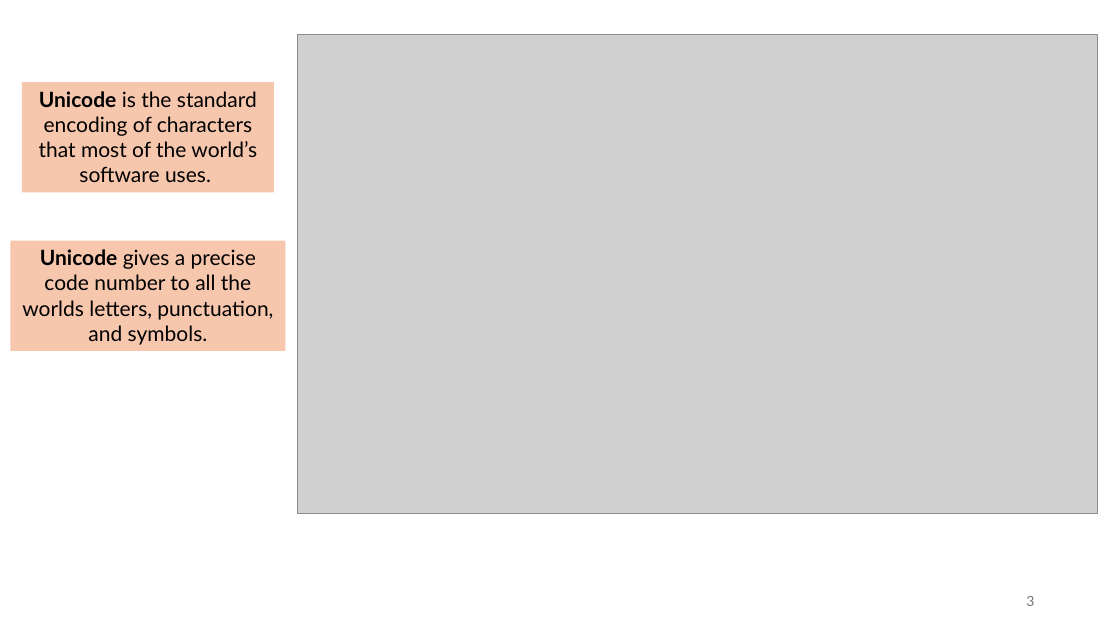
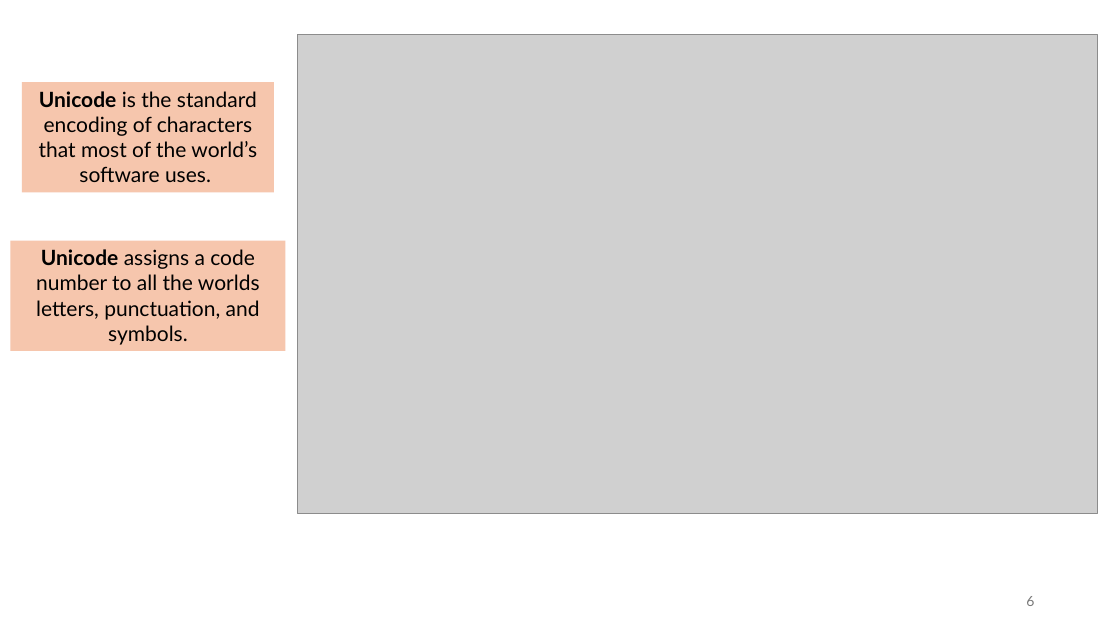
Before and after one commit to tjd1234/cmpt120spring2026, a slide deck: slide 6 of lecture_notes/chapter8/chapter8.pptx (slide 3 before the commit). Drawn at 1120x630 pixels with LibreOffice and Linux fonts; fonts in the diff are those of the drawing; grey boxes stand for pictures. Boxes give left, top, right and bottom in pixels: in the first picture for what was removed or moved away, otherwise in the second. Text is boxed around its words. In the diff, an @@ line names an element or a change of style, - is before the commit and + after.

```diff
--- a/lecture_notes/chapter8/chapter8.pptx
+++ b/lecture_notes/chapter8/chapter8.pptx
@@ text in rectangle at [36,249,260,345]: text changed @@
-Unicode gives a precise code number to all the worlds letters, punctuation, and symbols.
+Unicode assigns a code number to all the worlds letters, punctuation, and symbols.
@@ page number at [1026,596,1034,606]: text changed @@
-3
+6
```
Also in this commit, not shown: 9 other slides changed, 5 slides added, 4 other files.
